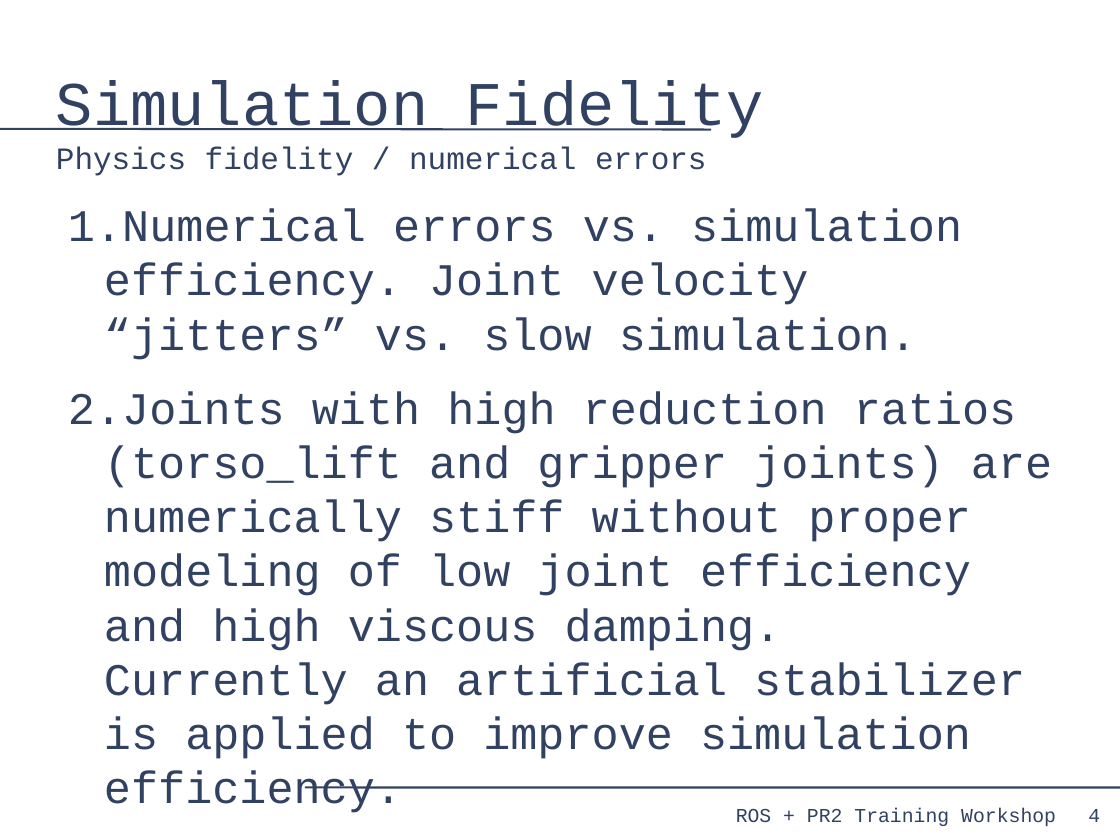
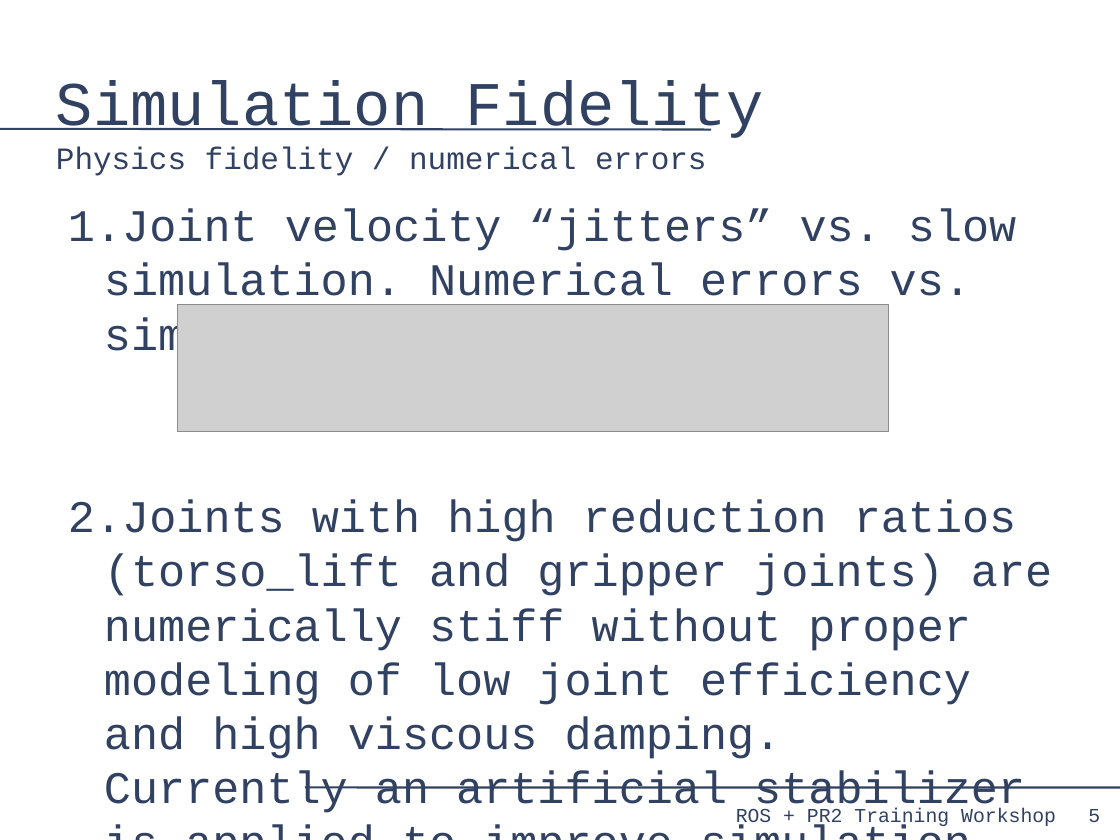
Before and after one commit to PR2/pr2_docs, a slide deck: slide 5 of pr2_training_workshop/simulation/simulation_training_workshop_rev2.odp (slide 4 before the commit). Drawn at 1120x840 pixels with LibreOffice and Linux fonts; fonts in the diff are those of the drawing; grey boxes stand for pictures. Boxes give left, top, right and bottom in pixels: in the first picture for what was removed or moved away, otherwise in the second. Text is boxed around its words. In the diff, an @@ line names an element or a change of style, - is before the commit and + after.

Commit message:
updates

```diff
--- a/pr2_training_workshop/simulation/simulation_training_workshop_rev2.odp
+++ b/pr2_training_workshop/simulation/simulation_training_workshop_rev2.odp
@@ text at <box>68,209,1016,363</box>: text changed @@
-1. Numerical errors vs. simulation efficiency. Joint velocity “jitters” vs. slow simulation.
+1. Joint velocity “jitters” vs. slow simulation. Numerical errors vs. simulation efficiency.
@@ picture added at <box>178,305,889,432</box> @@
@@ page number at <box>1088,809,1100,822</box>: text changed @@
-4
+5
```
Also in this commit, not shown: 1 other slide changed, 1 slide added.
